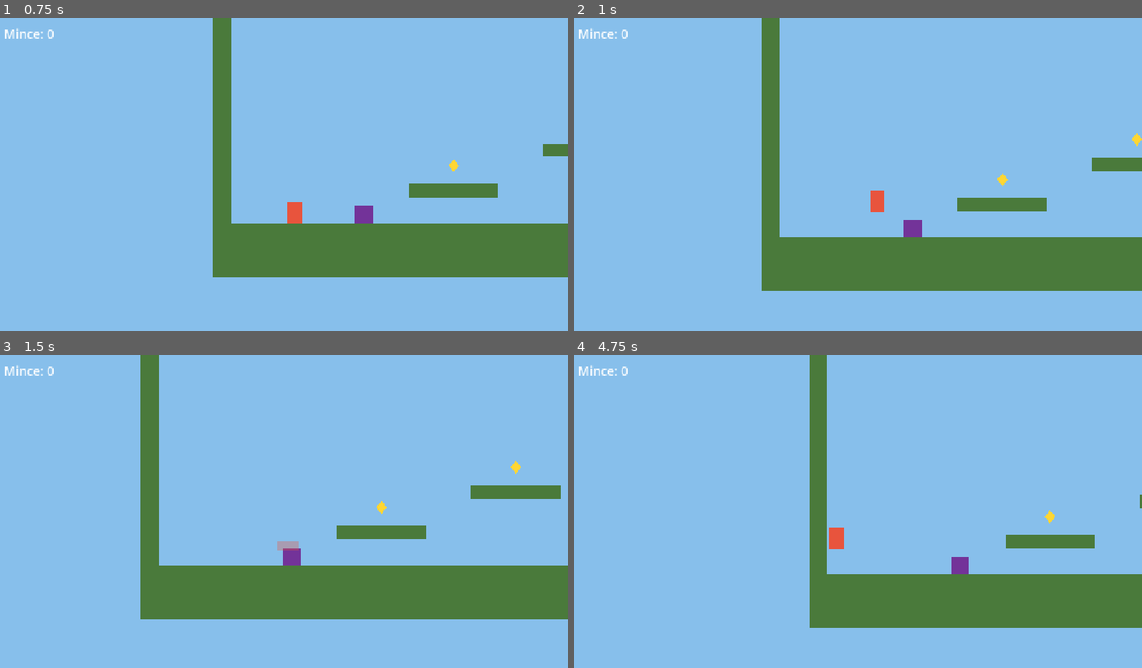
Above: before the commit, frames 1-4 (two rows, left to right).
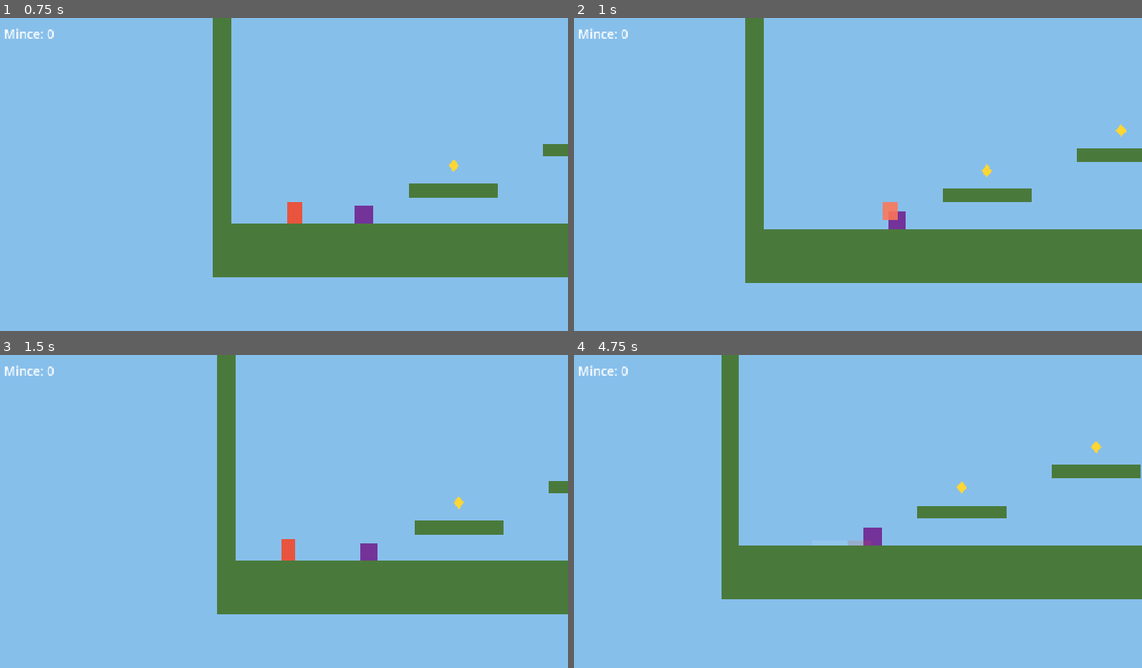
Above: after the commit, the same moments.

Repository: luxopes/gamejam-2026
Game: Godot game, scene res://scenes/level_1.tscn
Same seed, same stepped clock (60 frames per second), same inputs: the game is played once before the commit and once after it.
Inputs (mouse positions are in pixels of both pictures, inside the frame that each line leads up to):
- Up to frame 1 (0.75 s): tap Enter at 0.5 s; move the mouse to (408, 161) at 0.52 s; hold D (move_right) from 0.53 s (still down); click (408, 161) at 0.6 s
- Up to frame 2 (1 s): keep holding D (move_right); tap Space (jump) at 0.77 s; tap Shift (dash) at 0.8 s
- Up to frame 3 (1.5 s): keep holding D (move_right); tap Space (jump) at 1.07 s; move the mouse to (164, 533) at 1.27 s; tap Shift (dash) at 1.35 s
- Up to frame 4 (4.75 s): tap Space (jump) at 1.52, 1.55, 1.82, 2.1, 3.02, 3.32, 3.77, 3.8, 4.07, 4.52 s; move the mouse to (914, 445) at 2.02 s; release D (move_right) at 2.03 s; hold A (move_left) 2.03-2.78 s; click (914, 445) at 2.3 s; move the mouse to (829, 580) at 2.77 s; hold D (move_right) 2.78-4.28 s; click (829, 580) at 2.85 s; tap Shift (dash) at 3.05, 3.6 s; move the mouse to (1028, 564) at 3.52 s; move the mouse to (681, 467) at 4.27 s; hold A (move_left) from 4.28 s (still down); click (681, 467) at 4.35 s

Frame 1 is identical in both runs. In frame 2, 9.9% of the frame differs, in the area x 30-100%, y 0-88%; in frame 3, 11%; in frame 4, 19%, in the area x 25-100%, y 0-88%.

Commit message:
feat: přidá dash jako v Hollow Knight
Rychlý vodorovný výpad bez gravitace. Ve vzduchu jen jeden, obnoví
ho dopad nebo pogo.

Co-Authored-By: Claude Opus 5.5 <noreply@anthropic.com>

Diff:
--- a/scripts/player.gd
+++ b/scripts/player.gd
@@ -16,6 +16,11 @@
 @export var recoil_speed := 260.0     ## odhození dozadu po seku do strany
 @export var recoil_time := 0.12       ## jak dlouho odhození přebije ovládání (s)
 @export var up_recoil := 150.0        ## sražení dolů po seku nahoru
+
+@export_group("Dash")
+@export var dash_speed := 900.0       ## rychlost dashe (px/s)
+@export var dash_time := 0.18         ## jak dlouho dash trvá (s)
+@export var dash_cooldown := 0.5      ## pauza mezi dashi (s)
 
 var _coyote := 0.0
 var _buffer := 0.0
@@ -26,6 +31,9 @@
 var _attack_dir := Vector2.RIGHT
 var _already_hit: Array[Node] = []
 var _recoil_timer := 0.0
+var _dash_timer := 0.0
+var _dash_cooldown_timer := 0.0
+var _can_air_dash := true   # ve vzduchu jen jeden dash, obnoví ho dopad nebo pogo
 
 @onready var _attack_area: Area2D = $AttackArea
 @onready var _slash: ColorRect = $AttackArea/Slash
@@ -36,9 +44,13 @@
 
 
 func _physics_process(delta: float) -> void:
+	if _update_dash(delta):
+		return
+
 	# Gravitace
 	if is_on_floor():
 		_coyote = coyote_time
+		_can_air_dash = true
 	else:
 		_coyote -= delta
 		velocity.y += gravity * delta
@@ -132,6 +144,7 @@
 			# Pogo
 			velocity.y = pogo_velocity
 			_jumping = false
+			_can_air_dash = true
 		Vector2.UP:
 			velocity.y = maxf(velocity.y, up_recoil)
 		_:
@@ -139,6 +152,42 @@
 			_recoil_timer = recoil_time
 
 
+## Dash jako v Hollow Knight: rychle vodorovně, bez gravitace, pevná délka.
+## Vrací true, dokud dash běží (pak se normální pohyb přeskočí).
+func _update_dash(delta: float) -> bool:
+	_dash_cooldown_timer -= delta
+	if _dash_timer <= 0.0 and Input.is_action_just_pressed("dash") \
+			and _dash_cooldown_timer <= 0.0 and (is_on_floor() or _can_air_dash):
+		var direction := Input.get_axis("move_left", "move_right")
+		if direction != 0.0:
+			_facing = signf(direction)
+		if not is_on_floor():
+			_can_air_dash = false
+		_dash_timer = dash_time
+		_dash_cooldown_timer = dash_cooldown
+		# Dash zruší rozběhnutý sek a skok
+		_attack_timer = 0.0
+		_slash.visible = false
+		_recoil_timer = 0.0
+		_jumping = false
+		_buffer = 0.0
+		modulate = Color(1.4, 1.4, 1.4)
+
+	if _dash_timer <= 0.0:
+		return false
+
+	_dash_timer -= delta
+	velocity = Vector2(_facing * dash_speed, 0.0)
+	move_and_slide()
+	if _dash_timer <= 0.0:
+		# Na konci dashe prudce zpomalí na běžnou rychlost
+		velocity.x = _facing * speed
+		modulate = Color.WHITE
+	if global_position.y > fall_limit_y:
+		die()
+	return true
+
+
 func die() -> void:
 	if _dead:
 		return
